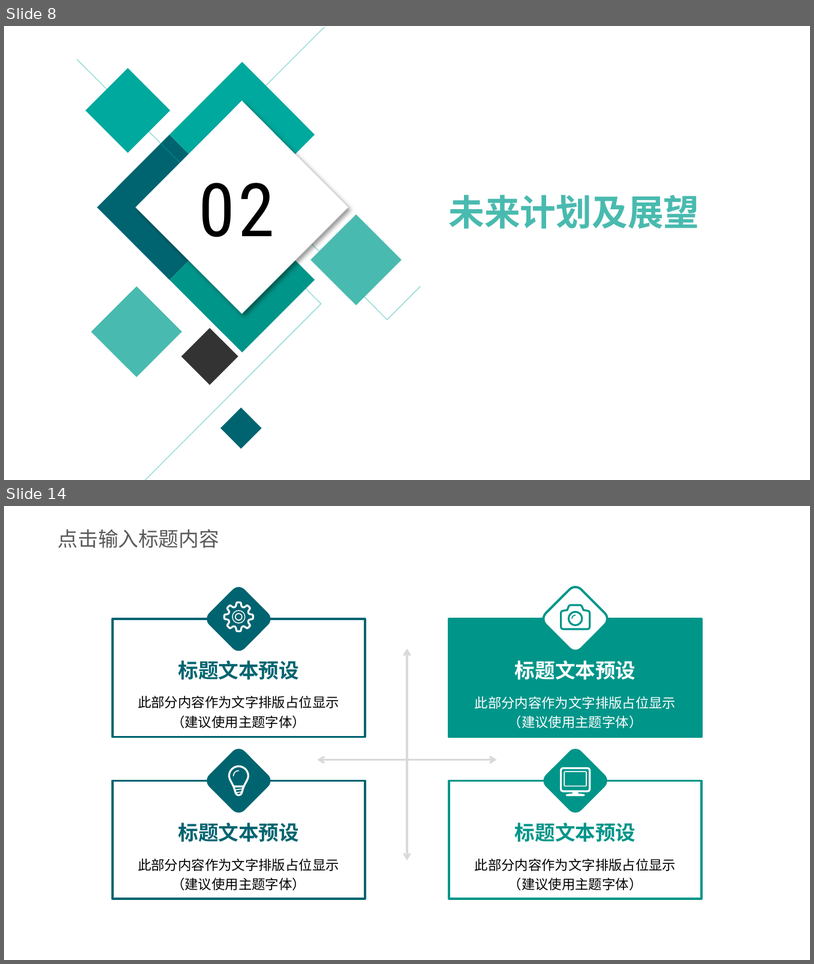
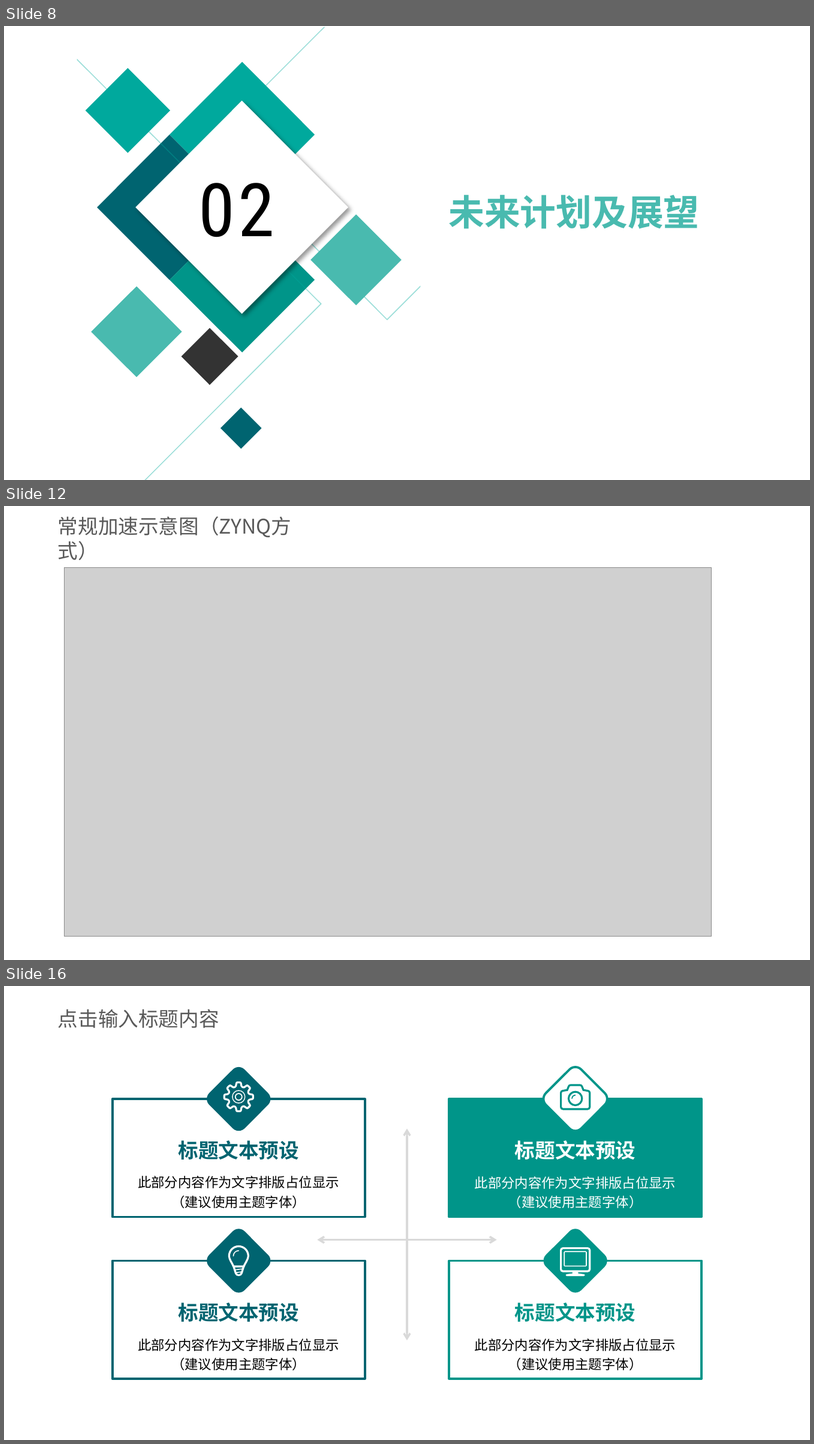
Before and after one commit to whutddk/PRM_Robotic_Arm, a slide deck: doc/进度报告20190912.pptx. Shown one above the other, each under a label of ours: slides 8 and 14 before the commit, slides 8, 12 and 16 after it; the slides between them are not shown. The pictures are 814x964 and 814x1444 pixels, drawn with LibreOffice and Linux fonts; fonts in the diff are those of the drawing; grey boxes stand for pictures; background and template pictures are left out. Boxes give left, top, right and bottom in pixels: in the first picture for what was removed or moved away, otherwise in the second. Text is boxed around its words. In the diff, an @@ line names an element or a change of style, - is before the commit and + after.

```diff
--- a/doc/进度报告20190912.pptx
+++ b/doc/进度报告20190912.pptx
@@ slide 12 added at (4,506,810,960), background picture (left out) @@
@@ text added at (58,516,291,537), 18 pt, text #595959 @@
+常规加速示意图（ZYNQ方式）
@@ picture added at (65,568,712,937) @@
@@ what was slide 14 is now slide 16 @@
```
Also in this commit, not shown: 3 slides changed, 5 other slides added, 6 slides removed, 2 other files.
